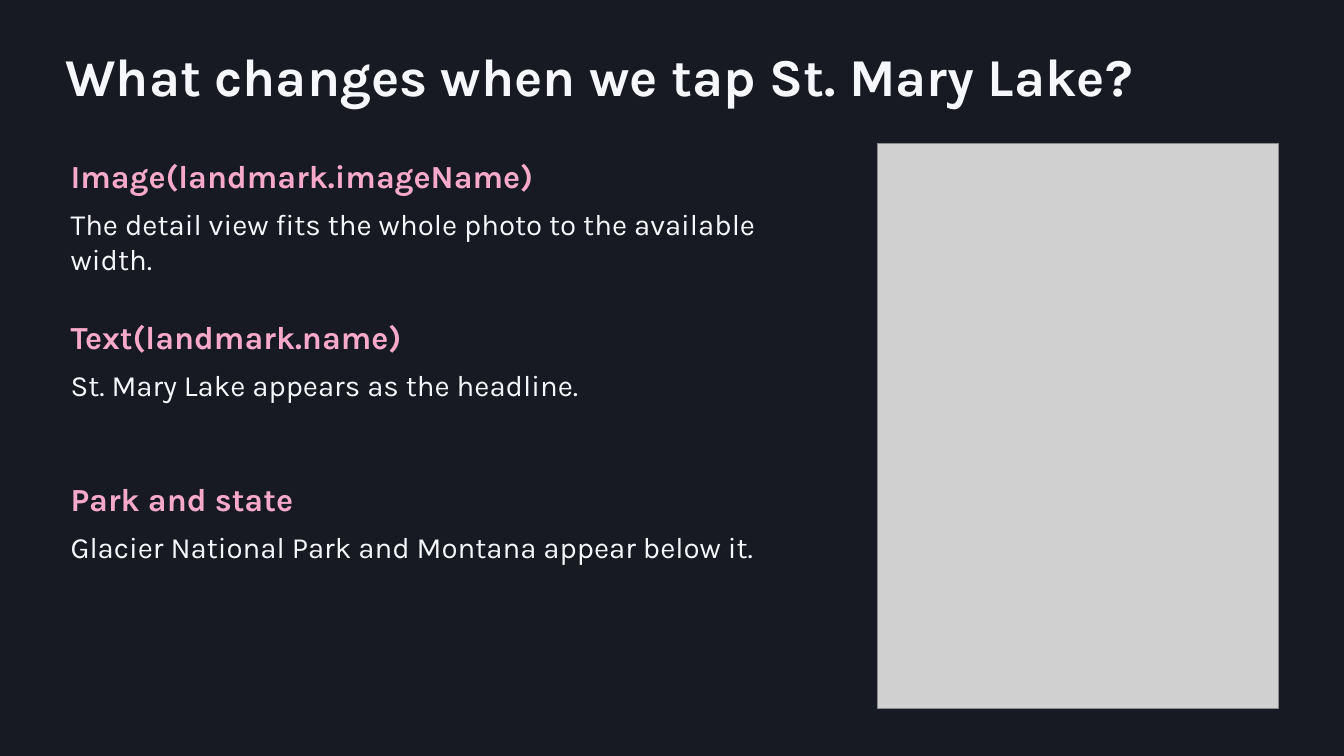
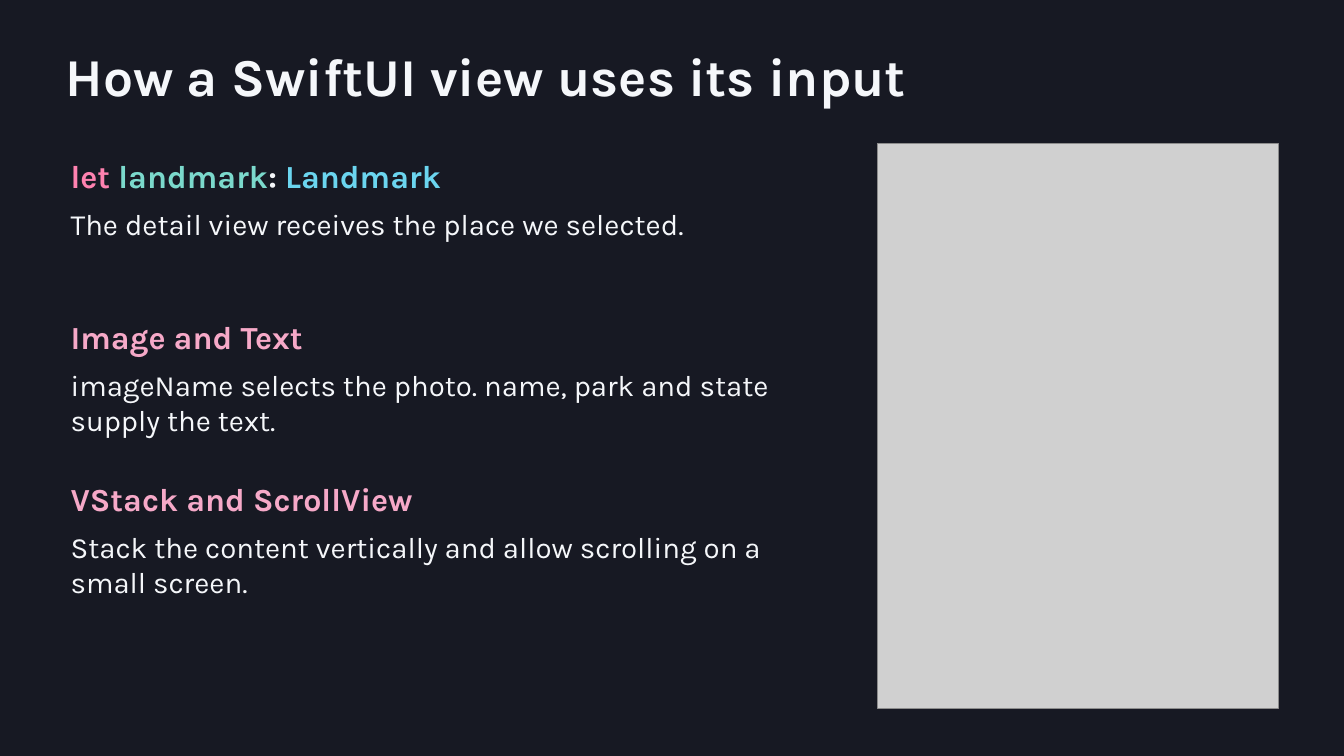
Before and after one commit to ms-Maryna/WearableAppDev, a slide deck: slide 6 of docs/slides/Nikita-watchOS.pptx. Drawn at 1344x756 pixels with LibreOffice and Linux fonts; fonts in the diff are those of the drawing; grey boxes stand for pictures. Boxes give left, top, right and bottom in pixels: in the first picture for what was removed or moved away, otherwise in the second. Text is boxed around its words. In the diff, an @@ line names an element or a change of style, - is before the commit and + after.

Commit message:
Refocus the watchOS slides on Swift and SwiftUI

```diff
--- a/docs/slides/Nikita-watchOS.pptx
+++ b/docs/slides/Nikita-watchOS.pptx
@@ text at box(65, 58, 905, 109): text changed @@
-What changes when we tap St. Mary Lake?
+How a SwiftUI view uses its input
@@ text at box(71, 166, 441, 189): text changed; text colour #F6A9C8 to #7BD9CC @@
-Image(landmark.imageName)
+let landmark: Landmark
@@ text at box(71, 215, 684, 242): text changed @@
-The detail view fits the whole photo to the available width.
+The detail view receives the place we selected.
@@ text at box(71, 327, 303, 357): text changed @@
-Text(landmark.name)
+Image and Text
@@ text at box(71, 376, 769, 438): text changed @@
-St. Mary Lake appears as the headline.
+imageName selects the photo. name, park and state supply the text.
@@ text at box(71, 488, 412, 512): text changed @@
-Park and state
+VStack and ScrollView
@@ text at box(71, 538, 760, 594): text changed @@
-Glacier National Park and Montana appear below it.
+Stack the content vertically and allow scrolling on a small screen.
```
Also in this commit, not shown: 4 other slides changed, 1 slide added, 1 slide removed.
